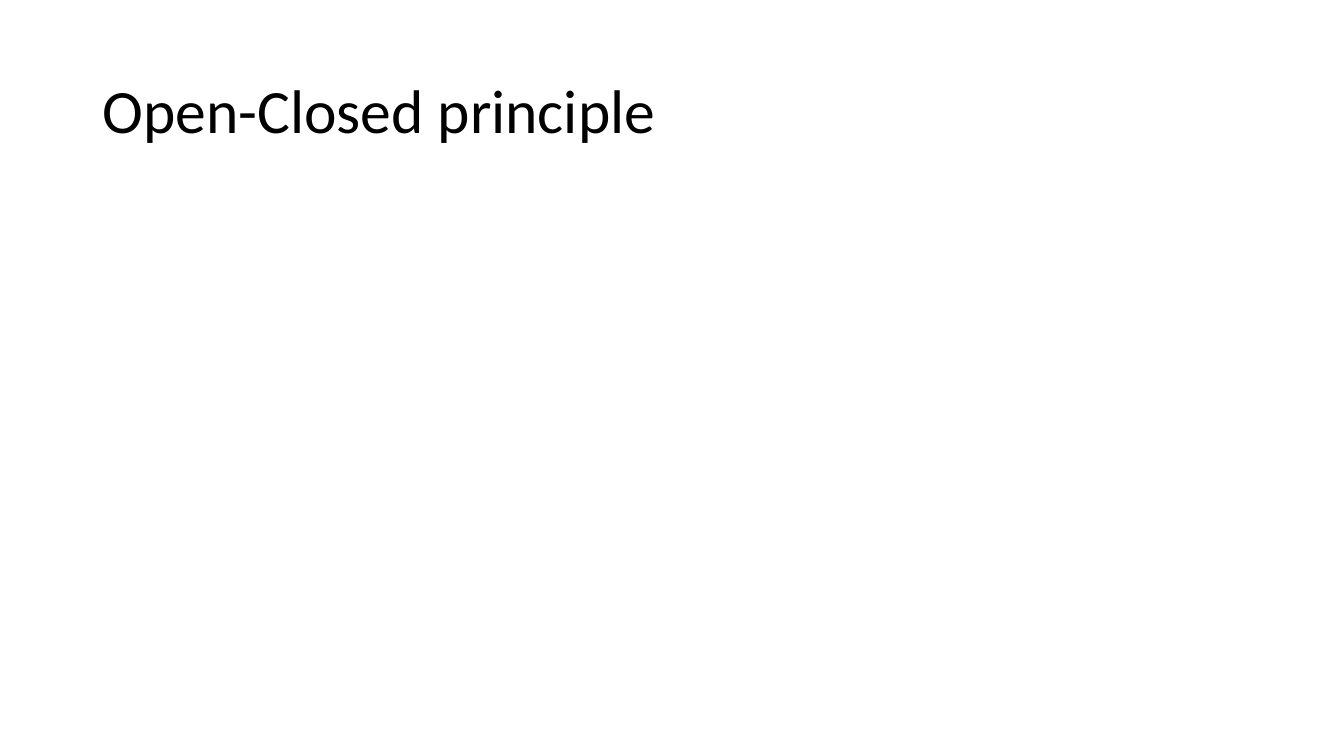
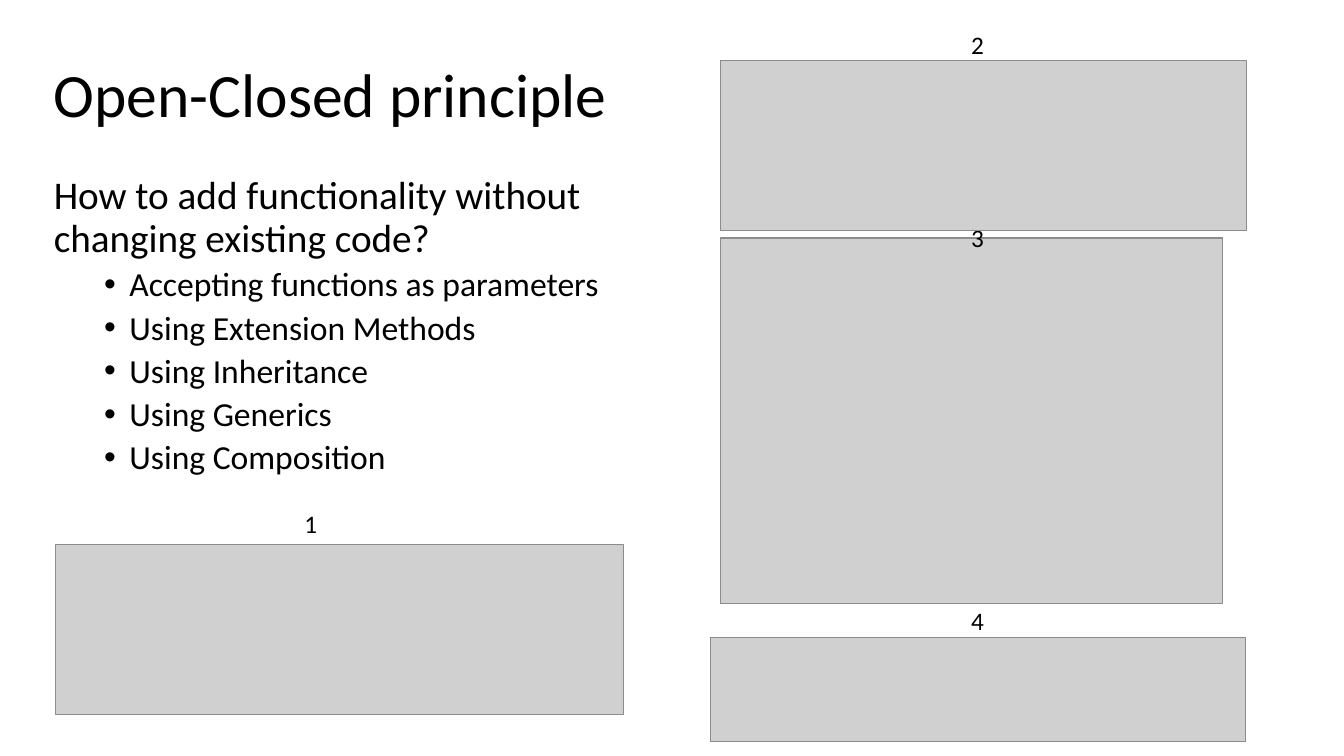
Before and after one commit to DonatasKukta/SOLID, a slide deck: slide 13 of SOLID.pptx. Drawn at 1344x756 pixels with LibreOffice and Linux fonts; fonts in the diff are those of the drawing; grey boxes stand for pictures. Boxes give left, top, right and bottom in pixels: in the first picture for what was removed or moved away, otherwise in the second. Text is boxed around its words. In the diff, an @@ line names an element or a change of style, - is before the commit and + after.

```diff
--- a/SOLID.pptx
+++ b/SOLID.pptx
@@ title "Open-Closed principle": place and size @@
-title "Open-Closed principle" at [102, 90, 655, 143]
+title "Open-Closed principle" at [54, 74, 606, 127]
@@ text added at [971, 37, 984, 54], 18 pt, text #000000 @@
+2
@@ picture added at [721, 60, 1247, 231] @@
@@ text added at [54, 181, 598, 475], 24 pt, text #000000 @@
+How to add functionality without changing existing code?
+  • Accepting functions as parameters
+  • Using Extension Methods
+  • Using Inheritance
+  • Using Generics
+  • Using Composition
@@ picture added at [721, 238, 1223, 603] @@
@@ text added at [971, 230, 984, 247], 18 pt, text #000000 @@
+3
@@ text added at [304, 516, 317, 533], 18 pt, text #000000 @@
+1
@@ picture added at [55, 544, 624, 715] @@
@@ text added at [971, 613, 984, 630], 18 pt, text #000000 @@
+4
@@ picture added at [710, 637, 1245, 741] @@
```
Also in this commit, not shown: 3 other slides changed, 4 slides added, 1 other file.
